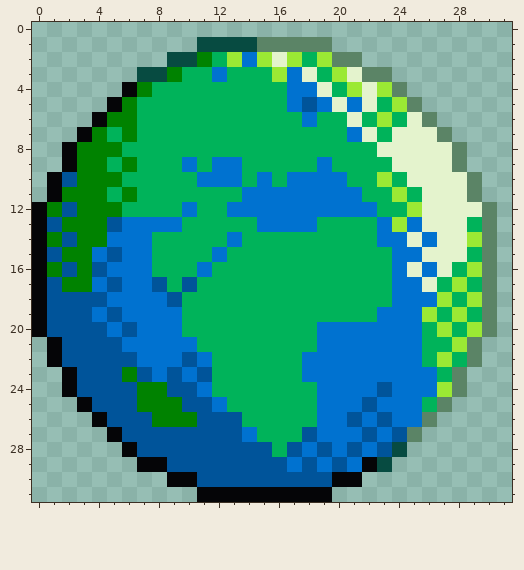
Pixel-art sprite: docs/static/img/icon-my-links.png. The picture above was drawn from the file before the commit.
The file is 512x512 pixels, drawn in blocks of 16x16; one block is one cell here.
After the commit:
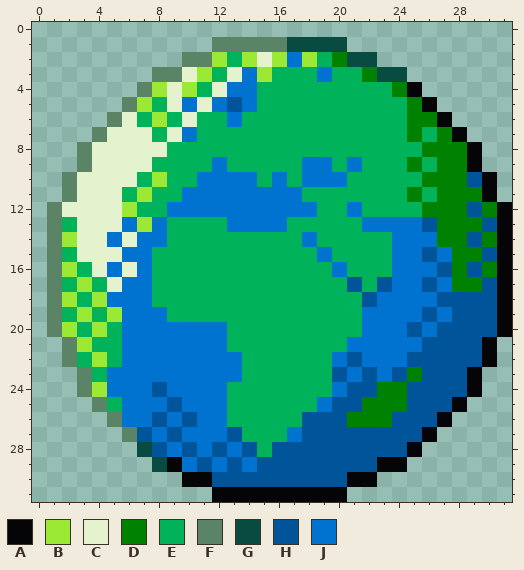
Palette (. is transparent): A #050507  B #9be934  C #e4f3cd  D #008200  E #00b35a  F #5b8466  G #074b41  H #00549a  J #0072d0
The author wrote: fix icons and window resize
The edit:
Changed rows in their new state; - is an unchanged pixel.
first column x 0:
 1 -----------.FFF--GGGG-----------
 2 ---------.FFBEBCBJBEDGG---------
 3 -------.FFCBECJBEEEJEEDGG-------
 4 ------.FBCB-CJJ--EEE-EEEDA------
 5 -----.FB-CJCJHJ--EEEEEE-EDA-----
 6 ----.FC-B-C--J----E--E-E-DDA----
 7 ---.FCCC-CJ----------EE-EDEDA---
 8 --.FCCCCC--------------EEEDDDA--
 9 --.FCCCC--E--E----J--J--EDEDDA--
10 -.FCCCC-B-----JEJE-----E-EDDDHA-
11 -.FCCCEB--JJJJ----EEEE--EDEDDDA-
12 .FCCCCB--J-JJ------EE-E--EDDDHDA
13 .FECCC-B-E---JJ--EE---J-J-HDDDHA
14 .FBCC-C-J----E----J----E-J-DDHDA
15 .FECCC------E------J------HJDDHA
16 .FBEC-C----E--------J----J-HDHDA
17 .FEBEC--E-E----------H-H--HJDDHA
18 .FBEB---EE------------HJ---HHHHA
19 .FEBEB---E------------J---HJHHHA
20 .FBEBEJ---JJJ------EEE---HJHHHHA
21 -.FBEE-----JJ------EE-----HHHHA-
22 -.FEBEJ---J-JJ----EE-H---HHHHHA-
23 --.FEJJJ-J-JJJ----EEH-H-HDHHHA--
24 --.FBJJJHJJ-J------E-HHDDHHHHA--
25 ---.FEJJJHJJ--------HHDDDHHHA---
26 ----.FJJHJHJJE----HHHDDDHHHA----
27 -----.F-J-JJJ-E--J-HHH-H-HA-----
28 ------.G-J-J-J-EH-H-H-H-HA------
29 -------.GAJ-J-J--H-H-HHAA-------
30 ---------.-A--------H-A---------
31 -----------.--------A-----------
